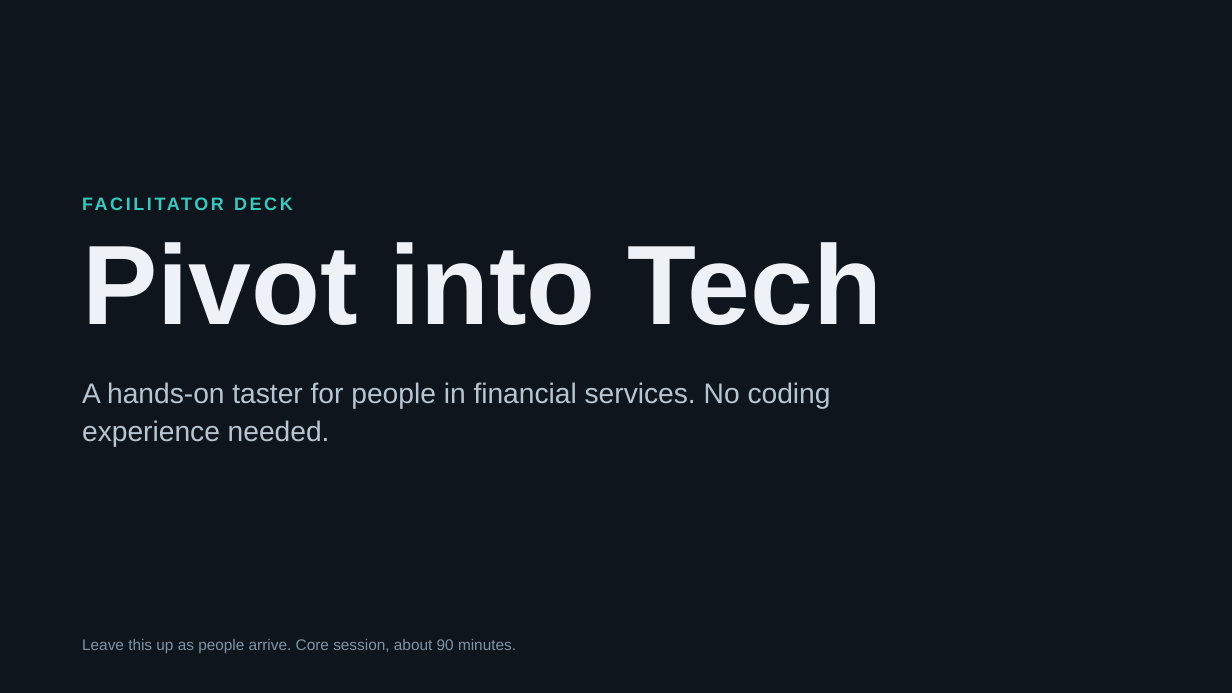
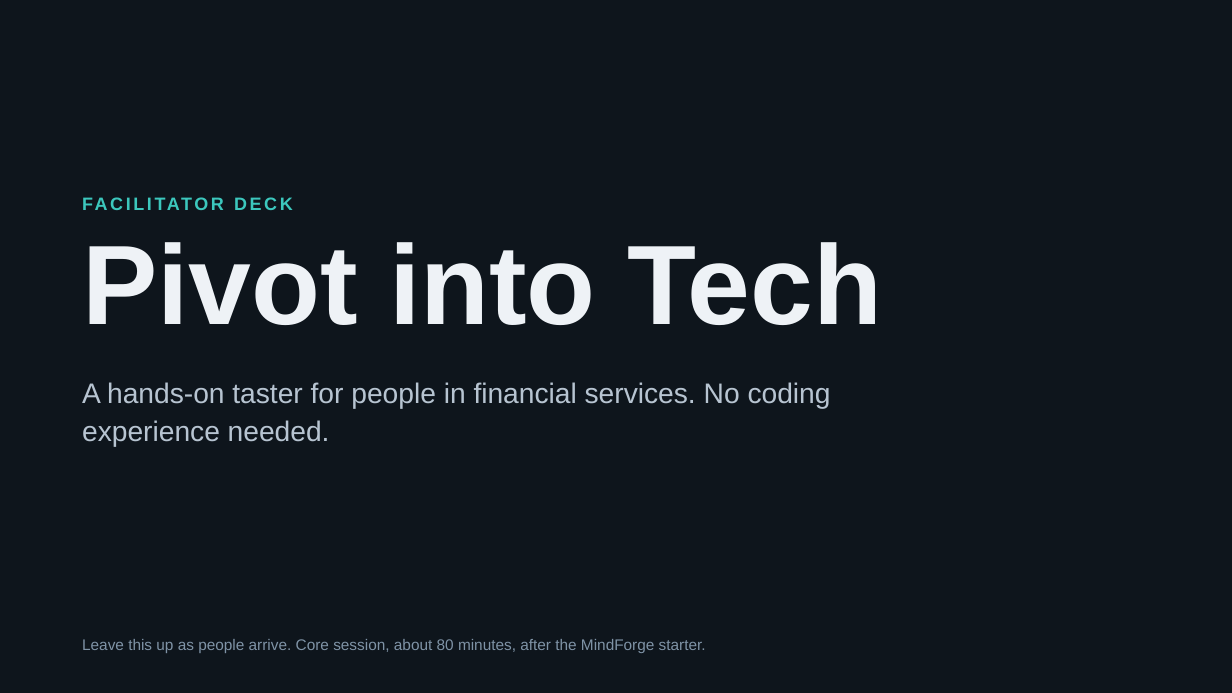
Before and after one commit to testingdev-007/workshop, a slide deck: slide 1 of Pivot-into-Tech-Facilitator-Deck.pptx. Drawn at 1232x693 pixels with LibreOffice and Linux fonts; fonts in the diff are those of the drawing. Boxes give left, top, right and bottom in pixels: in the first picture for what was removed or moved away, otherwise in the second. Text is boxed around its words. In the diff, an @@ line names an element or a change of style, - is before the commit and + after.

```diff
--- a/Pivot-into-Tech-Facilitator-Deck.pptx
+++ b/Pivot-into-Tech-Facilitator-Deck.pptx
@@ text at box(82, 639, 706, 653): text changed @@
-Leave this up as people arrive. Core session, about 90 minutes.
+Leave this up as people arrive. Core session, about 80 minutes, after the MindForge starter.
```
Also in this commit, not shown: 2 other slides changed, 2 other files.
